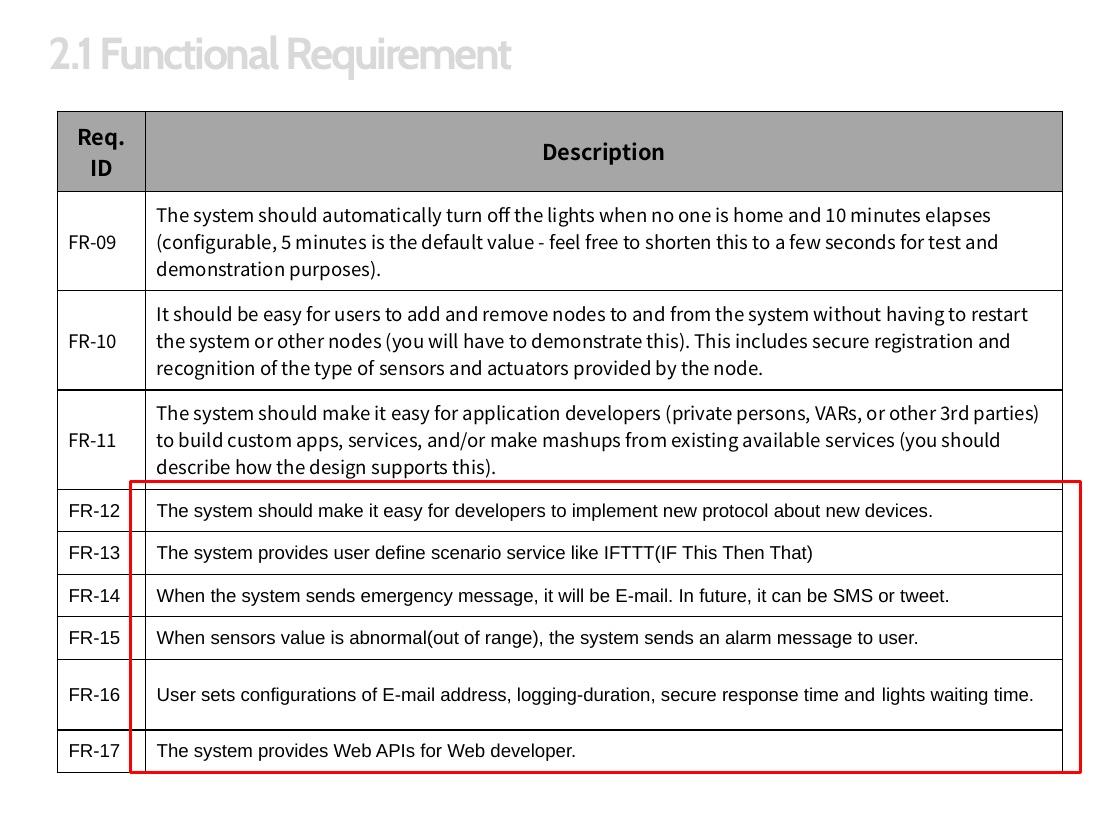
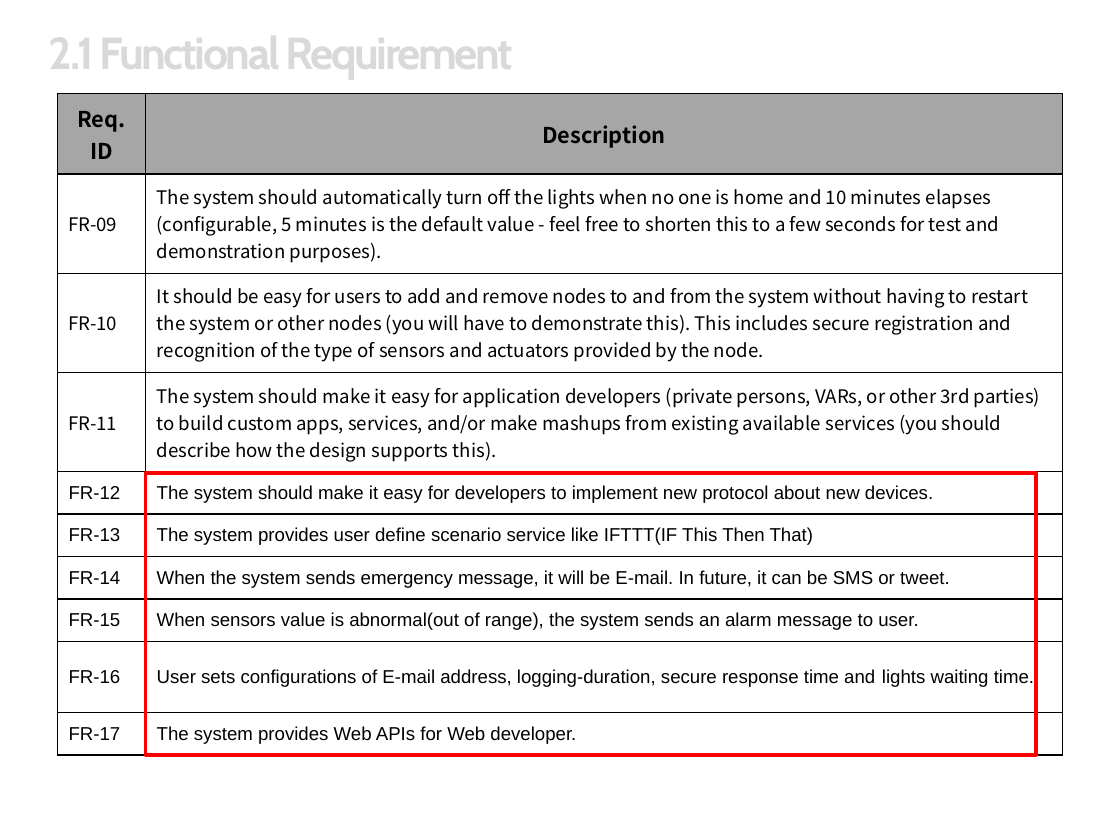
Before and after one commit to youkkwon/smarthome, a slide deck: slide 7 of doc/Docs/IoT System Final Presentation_0624.pptx. Drawn at 1120x840 pixels with LibreOffice and Linux fonts; fonts in the diff are those of the drawing; background and template pictures are left out. Boxes give left, top, right and bottom in pixels: in the first picture for what was removed or moved away, otherwise in the second. Text is boxed around its words. In the diff, an @@ line names an element or a change of style, - is before the commit and + after.

```diff
--- a/doc/Docs/IoT System Final Presentation_0624.pptx
+++ b/doc/Docs/IoT System Final Presentation_0624.pptx
@@ rectangle added at <box>31,85,1099,782</box>, fill #FFFFFF, outline #FFFFFF 0.75 pt @@
@@ table: place and size @@
-table at <box>57,111,1063,773</box>
+table at <box>57,94,1063,756</box>
@@ rectangle: place and size @@
-rectangle at <box>131,482,1081,773</box>
+rectangle at <box>146,473,1037,755</box>
```
Also in this commit, not shown: 27 other slides changed.
